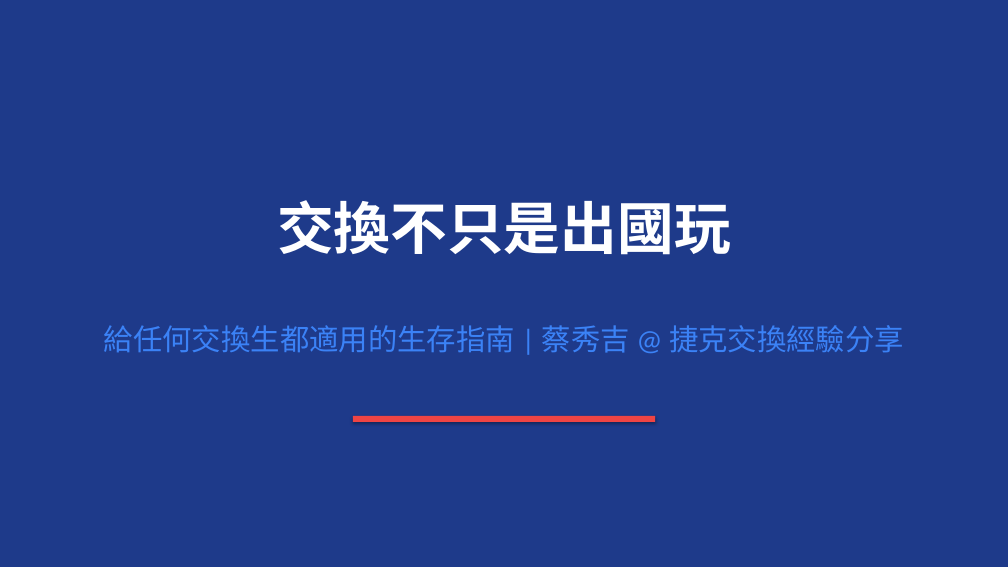
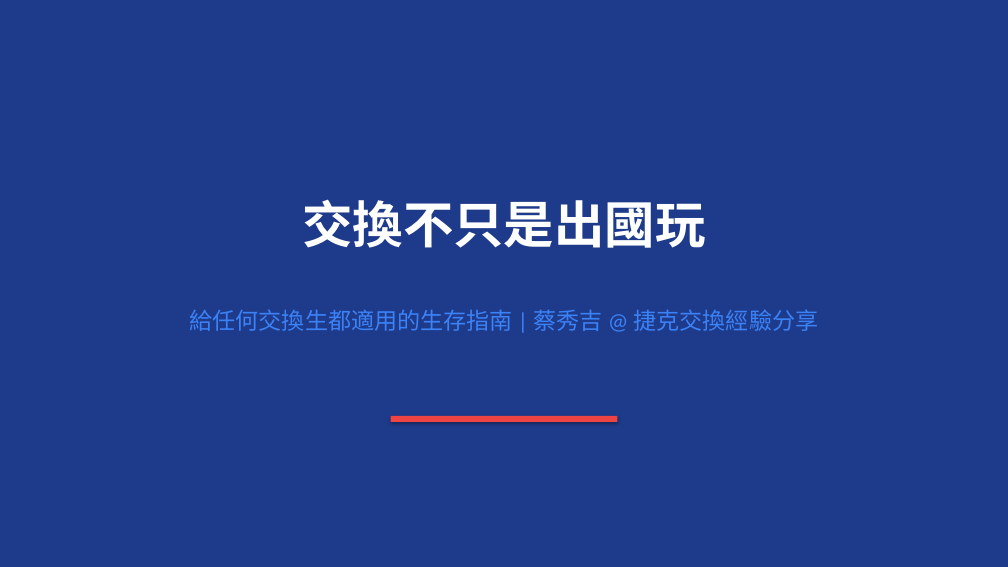
Before and after one commit to thc1006/czech-exchange, a slide deck: slide 1 of 交換經驗分享會_蔡秀吉_百川學程.pptx. Drawn at 1008x567 pixels with LibreOffice and Linux fonts; fonts in the diff are those of the drawing. Boxes give left, top, right and bottom in pixels: in the first picture for what was removed or moved away, otherwise in the second. Text is boxed around its words. In the diff, an @@ line names an element or a change of style, - is before the commit and + after.

```diff
--- a/交換經驗分享會_蔡秀吉_百川學程.pptx
+++ b/交換經驗分享會_蔡秀吉_百川學程.pptx
@@ text "交換不只是出國玩" at [302,199,705,248]: size 54 to 48 pt @@
@@ text "給任何交換生都適用的生存指南 | 蔡秀吉 @ 捷克交換經驗分享": place and size @@
-text "給任何交換生都適用的生存指南 | 蔡秀吉 @ 捷克交換經驗分享" at [104,325,904,353]
+text "給任何交換生都適用的生存指南 | 蔡秀吉 @ 捷克交換經驗分享" at [190,309,818,331]
@@ text "給任何交換生都適用的生存指南 | 蔡秀吉 @ 捷克交換經驗分享" at [190,309,818,331]: size 28 to 22 pt @@
@@ rectangle: place and size @@
-rectangle at [353,416,656,422]
+rectangle at [391,416,618,422]
```
Also in this commit, not shown: 19 other slides changed, 1 other file.
